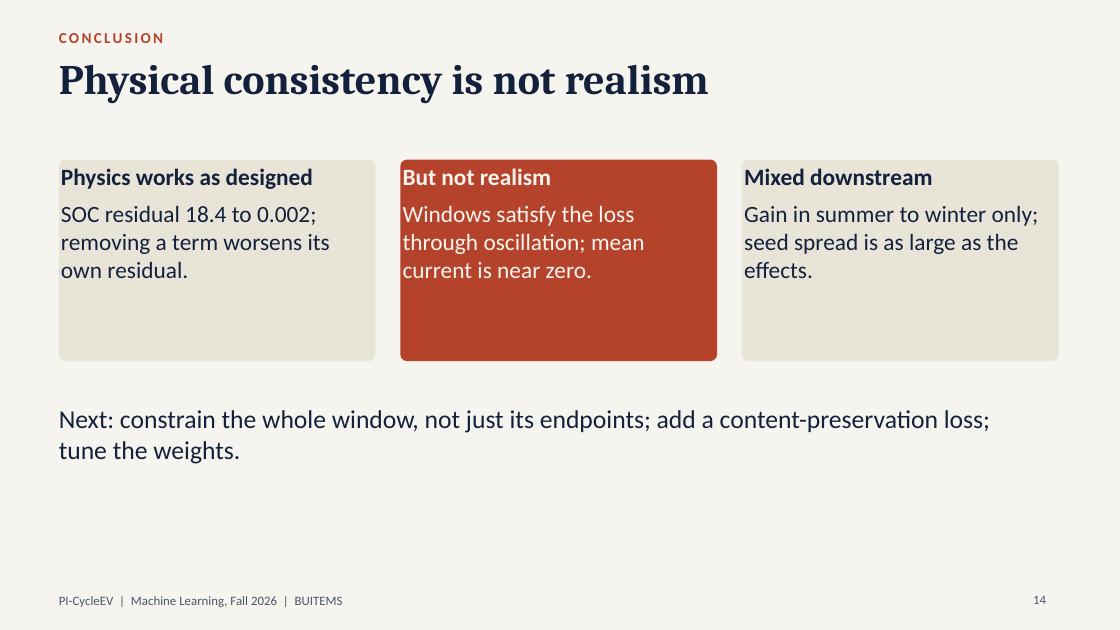
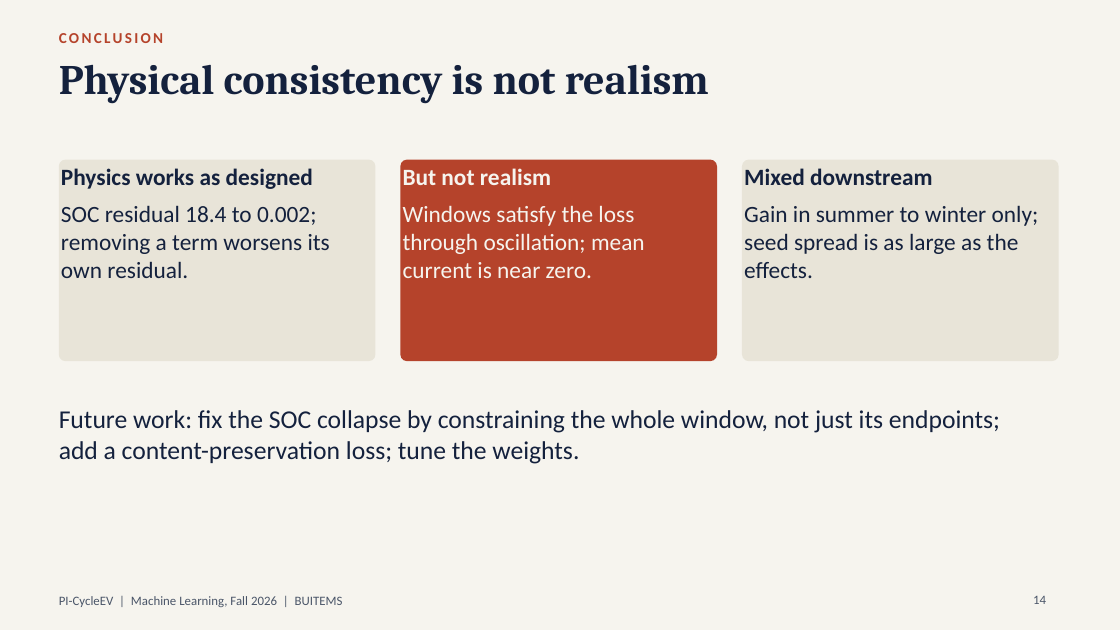
Before and after one commit to MuntazirMalik/PI-CycleEV-Project, a slide deck: slide 14 of slides/PI_CycleEV_Slides.pptx. Drawn at 1120x630 pixels with LibreOffice and Linux fonts; fonts in the diff are those of the drawing. Boxes give left, top, right and bottom in pixels: in the first picture for what was removed or moved away, otherwise in the second. Text is boxed around its words. In the diff, an @@ line names an element or a change of style, - is before the commit and + after.

```diff
--- a/slides/PI_CycleEV_Slides.pptx
+++ b/slides/PI_CycleEV_Slides.pptx
@@ text at (x1=59, y1=410, x2=1000, y2=464): text changed @@
-Next: constrain the whole window, not just its endpoints; add a content-preservation loss; tune the weights.
+Future work: fix the SOC collapse by constraining the whole window, not just its endpoints; add a content-preservation loss; tune the weights.
```
